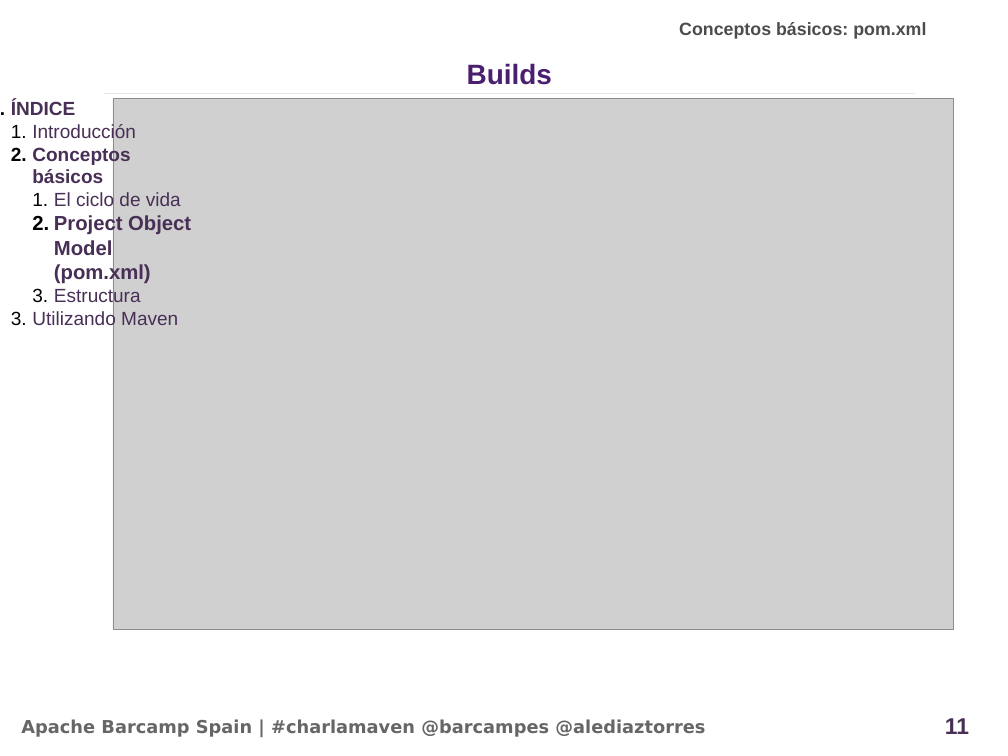
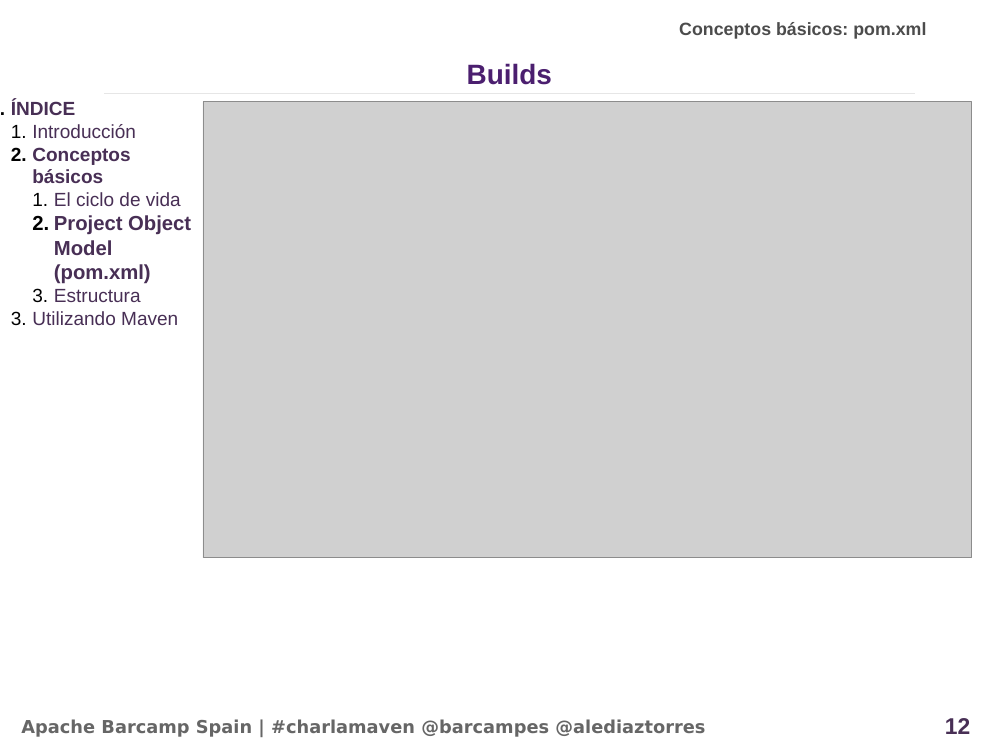
Before and after one commit to alediator/barcamp-maven, a slide deck: slide 12 of doc/slideshare_introduccion.odp (slide 11 before the commit). Drawn at 1008x756 pixels with LibreOffice and Linux fonts; fonts in the diff are those of the drawing; grey boxes stand for pictures; background and template pictures are left out. Boxes give left, top, right and bottom in pixels: in the first picture for what was removed or moved away, otherwise in the second. Text is boxed around its words. In the diff, an @@ line names an element or a change of style, - is before the commit and + after.

```diff
--- a/doc/slideshare_introduccion.odp
+++ b/doc/slideshare_introduccion.odp
@@ picture resized from (x1=113, y1=99, x2=955, y2=630) to (x1=203, y1=102, x2=972, y2=558) @@
@@ page number at (x1=945, y1=718, x2=970, y2=734): text changed @@
-11
+12
```
Also in this commit, not shown: 7 other slides changed, 1 slide added.
